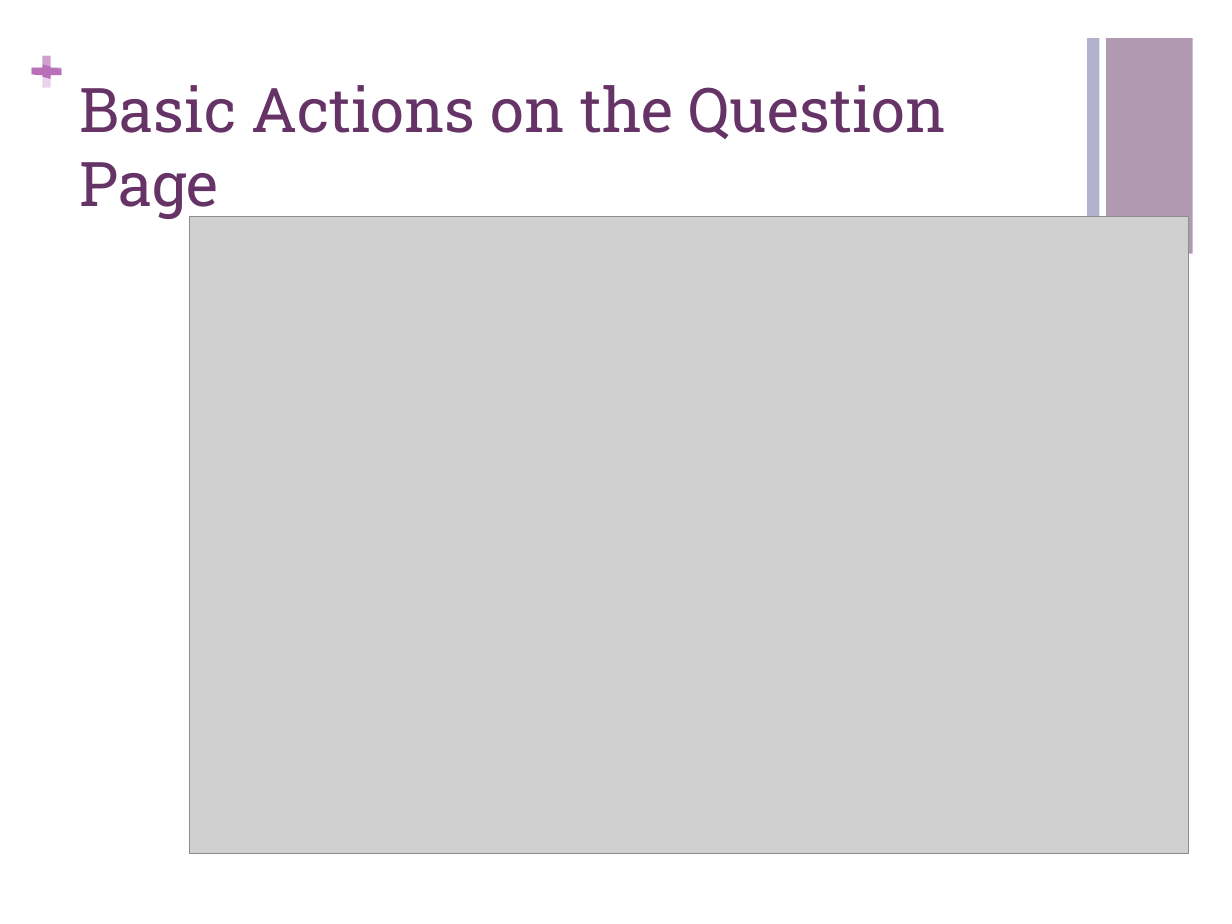
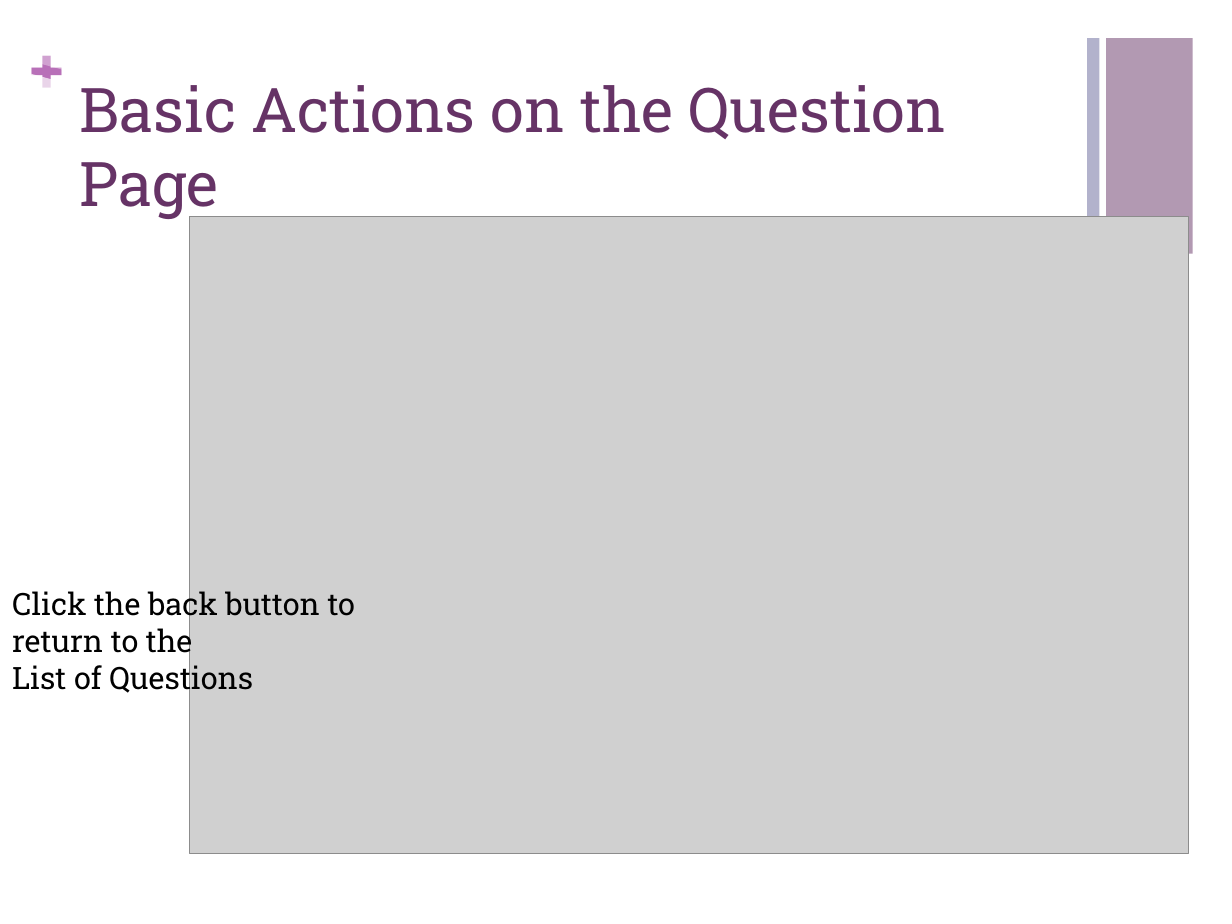
Before and after one commit to CMPUT301F14T05/CorgFu, a slide deck: slide 23 of StoryboardPresentation.pptx. Drawn at 1232x924 pixels with LibreOffice and Linux fonts; fonts in the diff are those of the drawing; grey boxes stand for pictures. Boxes give left, top, right and bottom in pixels: in the first picture for what was removed or moved away, otherwise in the second. Text is boxed around its words. In the diff, an @@ line names an element or a change of style, - is before the commit and + after.

```diff
--- a/StoryboardPresentation.pptx
+++ b/StoryboardPresentation.pptx
@@ text added at (12, 587, 355, 697), 18 pt, text #000000 @@
+Click the back button to return to the
+List of Questions
```
Also in this commit, not shown: 7 other slides changed, 1 slide added, 1 other file.
